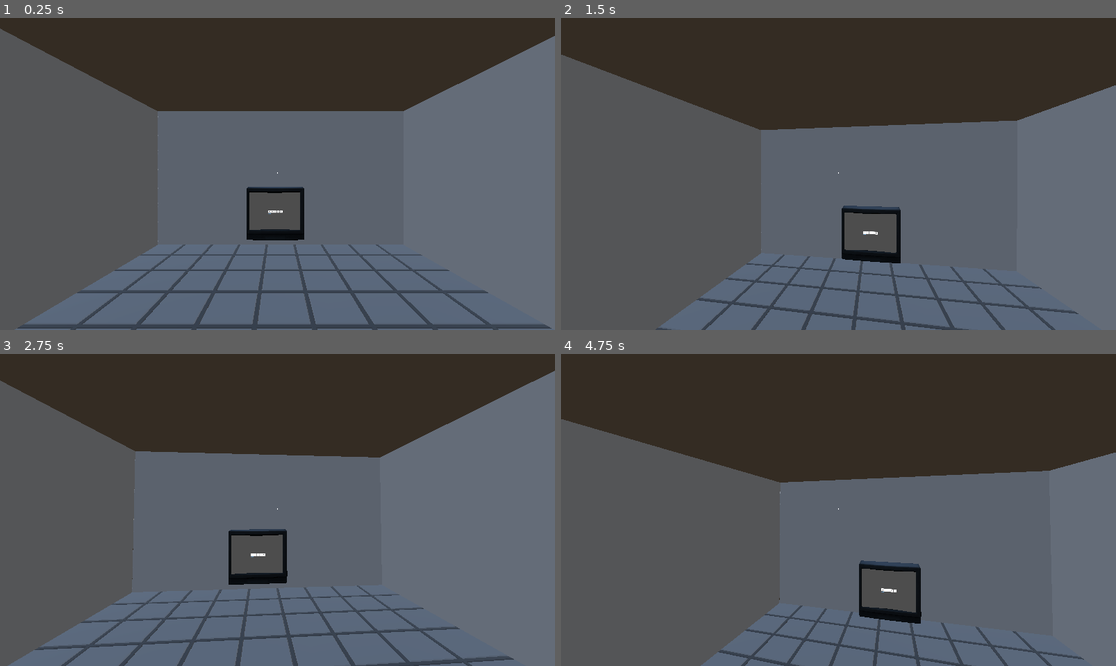
Above: before the commit, frames 1-4 (two rows, left to right).
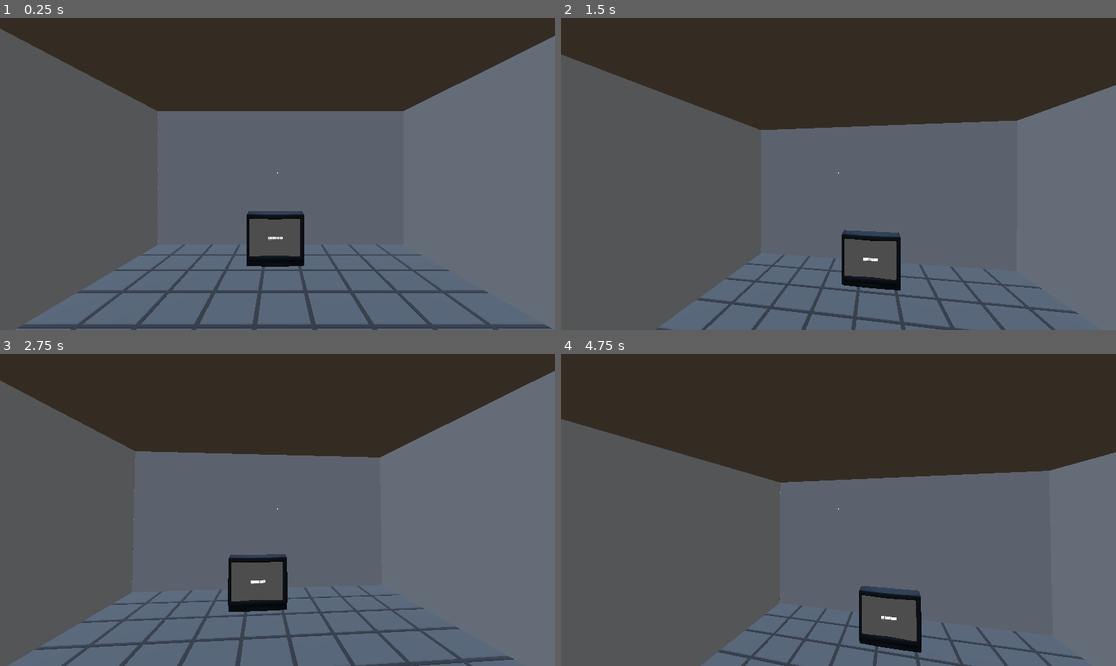
Above: after the commit, the same moments.

Repository: Martiriak/brackeys-feb-2026
Game: Godot game, scene res://levels/main.tscn
The game is run twice, just before and just after one commit, with the same random seed, the same clock (stepped at 60 frames per second) and the same inputs. The engine's default icon, where the game draws it, is replaced by a stand-in: a white triangle on a blue panel in a dark square.
Inputs (mouse positions are in pixels of both pictures, inside the frame that each line leads up to):
- Up to frame 1 (0.25 s): no input
- Up to frame 2 (1.5 s): tap Enter (ui_accept) at 0.5 s; move the mouse to (866, 174) at 0.52 s; hold Up (ui_up) from 0.53 s (still down); tap E (interact) at 0.6 s; click (866, 174) at 0.67 s; tap Space (jump) at 0.77 s; move the mouse to (810, 174) at 1.27 s; tap Shift (run) at 1.35 s
- Up to frame 3 (2.75 s): keep holding Up (ui_up); tap Space (jump) at 1.52 s; tap Enter (ui_accept) at 2 s; move the mouse to (288, 503) at 2.02 s; tap E (interact) at 2.1 s
- Up to frame 4 (4.75 s): keep holding Up (ui_up); tap Enter (ui_accept) at 2.75, 4.25 s; move the mouse to (832, 516) at 2.77 s; tap Shift (run) at 2.85, 4.35 s; click (832, 516) at 2.92 s; tap Space (jump) at 3.02, 3.77, 4.52 s; move the mouse to (877, 513) at 3.52 s; tap E (interact) at 3.6 s; move the mouse to (794, 506) at 4.27 s

The runs differ from the first frame. In frame 1, 2.2% of the frame differs, in the area x 44-55%, y 54-80%; in frame 2, 2.3%; in frame 3, 2.3%; in frame 4, 2.5%, in the area x 53-65%, y 66-96%.

Commit message:
some fix

Diff:
--- a/levels/main.tscn
+++ b/levels/main.tscn
@@ -19,9 +19,9 @@
 OutlineCamSceneParent = NodePath("../UI")
 
 [node name="Tv" parent="." unique_id=1585059994 instance=ExtResource("1_m1504")]
-transform = Transform3D(1.5, 0, 0, 0, 1.5, 0, 0, 0, 1.5, 0.04782796, 0.9594152, -2.1992583)
+transform = Transform3D(1.5, 0, 0, 0, 1.5, 0, 0, 0, 1.5, 0.04782796, 0.47086346, -2.1992583)
 
-[node name="StaticBody3D" type="StaticBody3D" parent="." unique_id=106527051]
+[node name="WorlsBoundaryShapeSB" type="StaticBody3D" parent="." unique_id=106527051]
 
-[node name="WorlsBoundaryShape" type="CollisionShape3D" parent="StaticBody3D" unique_id=1231274918]
+[node name="WorlsBoundaryShape" type="CollisionShape3D" parent="WorlsBoundaryShapeSB" unique_id=1231274918]
 shape = SubResource("WorldBoundaryShape3D_m1504")
--- a/scenes/data/CodeLevels.tres
+++ b/scenes/data/CodeLevels.tres
@@ -1,11 +1,11 @@
 [gd_resource type="Resource" script_class="CodeLevelMap" format=3 uid="uid://bx248p01xwq63"]
 
-[ext_resource type="PackedScene" uid="uid://c4u8tle0rgstt" path="res://assets/Gas_Station_Level/GasStation.tscn" id="1_rk7sk"]
+[ext_resource type="PackedScene" uid="uid://cnsws4h4ccdgd" path="res://levels/Final_Levels/final_level1.tscn" id="1_rquve"]
 [ext_resource type="Script" uid="uid://3rxyo6r3rs0i" path="res://scripts/data/code_level.gd" id="1_vl75r"]
 
 [resource]
 script = ExtResource("1_vl75r")
 code_level_map = Dictionary[String, PackedScene]({
-"11111": ExtResource("1_rk7sk")
+"0-1-1-1-1": ExtResource("1_rquve")
 })
 metadata/_custom_type_script = "uid://3rxyo6r3rs0i"
